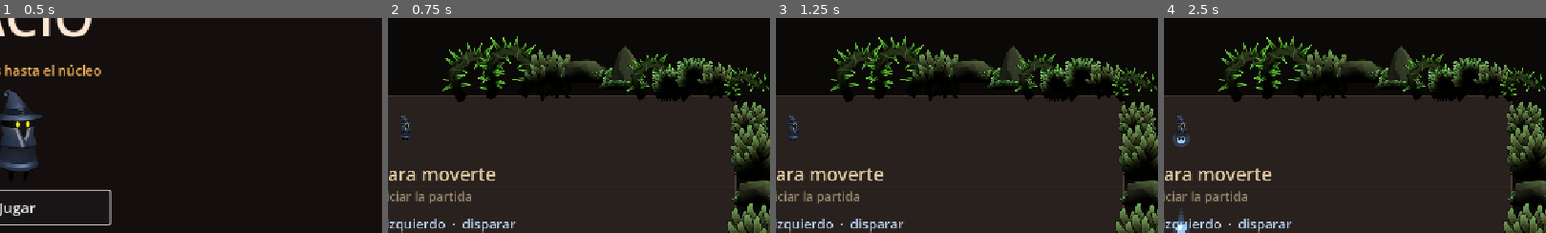
Above: before the commit, frames 1-4 (left to right).
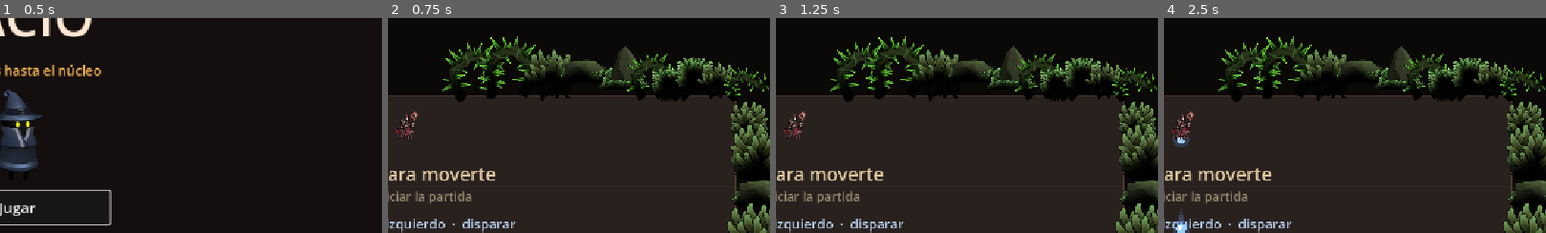
Above: after the commit, the same moments.

Repository: MatiasRodrigo0502/Vacio
Game: Godot game, scene res://scenes/MenuPrincipal.tscn
Two runs of this game, one before a commit and one after it. Both use one fixed random seed, a clock stepped at 60 frames per second and the inputs below.
Inputs (mouse positions are % of the whole screen's width and height, from its top left):
- Up to frame 1 (0.5 s): no input
- Up to frame 2 (0.75 s): click "Jugar" at 0.5 s
- Up to frame 3 (1.25 s): no input
- Up to frame 4 (2.5 s): tap Enter at 1.25 s; move the mouse to (72, 45) at 1.27 s; press the mouse at (72, 45) at 1.28 s; hold Right (disparar_derecha) 1.28-2.03 s; move the mouse to (30, 55) at 2.02 s; release the mouse at (30, 55) at 2.03 s; hold Down (disparar_abajo) from 2.03 s (still down); tap R (reiniciar_partida) at 2.1 s
The pictures show only the part of the screen within x 48-98%, y 21-71%; the shares and areas given below are measured in that part.

Frame 1 is identical in both runs. In frame 2, 0.3% of the frame differs, in the area x 2-8%, y 43-57%; in frame 3, 0.3%; in frame 4, 0.4%.

Commit message:
Sustituir al mago BlueWizard por el nigromante
El personaje jugable pasa a ser el nigromante de la hoja que paso Matias.

De la hoja al juego: venia en RGB (sin alfa), con las seis poses metidas en
vinetas enmarcadas sobre fondo gris. El fondo se quita con un relleno por
inundacion desde el borde, con criterio local en vez de un umbral fijo, porque
la sombra bajo los pies es un degradado y con umbral fijo quedaba un halo de
borde duro. Los marcos se van solos al quedarse con la isla de pixeles mas
grande de cada vineta.

Los seis fotogramas comparten lienzo (134x150) y apoyan los pies en el borde
de abajo, para que el personaje no baile al cambiar de pose. El lienzo se
centra en los pies y no en el dibujo: el baculo y el halo sobresalen a la
derecha, y centrando el dibujo el cuerpo se iria a la izquierda y dejaria de
cuadrar con el circulo de colision, que no se ha tocado.

La escala se eligio para que el cuerpo (pies a capucha) midiera los mismos
128 px que el mago anterior, o sea 64 px en pantalla. El lienzo mide 150 px
porque el halo asoma por arriba, y por eso el offset de la escena pasa de -64
a -75 (la mitad del alto).

Solo hay animacion de andar: la hoja no trae pose de reposo, asi que "quieto"
es un unico fotograma, el de las piernas mas juntas.

El mago BlueWizard se queda en assets/personaje/ sin usar, para poder volver
atras cambiando una linea de Jugador.tscn.

Medido: el nigromante contrasta contra el suelo 1,81:1, mejor que el 1,55:1
del mago, aunque a ojo parecia lo contrario.

Pendiente y apuntado en CREDITS.md: de esta hoja no consta autor ni origen.

Co-Authored-By: Claude Opus 5 <noreply@anthropic.com>

Diff:
--- /dev/null
+++ b/assets/nigromante/animaciones_nigromante.tres
@@ -0,0 +1,42 @@
+[gd_resource type="SpriteFrames" load_steps=7 format=3]
+
+[ext_resource type="Texture2D" path="res://assets/nigromante/caminar_00.png" id="n_00"]
+[ext_resource type="Texture2D" path="res://assets/nigromante/caminar_01.png" id="n_01"]
+[ext_resource type="Texture2D" path="res://assets/nigromante/caminar_02.png" id="n_02"]
+[ext_resource type="Texture2D" path="res://assets/nigromante/caminar_03.png" id="n_03"]
+[ext_resource type="Texture2D" path="res://assets/nigromante/caminar_04.png" id="n_04"]
+[ext_resource type="Texture2D" path="res://assets/nigromante/caminar_05.png" id="n_05"]
+
+[resource]
+animations = [{
+"frames": [{
+"duration": 1.0,
+"texture": ExtResource("n_00")
+}, {
+"duration": 1.0,
+"texture": ExtResource("n_01")
+}, {
+"duration": 1.0,
+"texture": ExtResource("n_02")
+}, {
+"duration": 1.0,
+"texture": ExtResource("n_03")
+}, {
+"duration": 1.0,
+"texture": ExtResource("n_04")
+}, {
+"duration": 1.0,
+"texture": ExtResource("n_05")
+}],
+"loop": true,
+"name": &"caminar",
+"speed": 10.0
+}, {
+"frames": [{
+"duration": 1.0,
+"texture": ExtResource("n_03")
+}],
+"loop": true,
+"name": &"quieto",
+"speed": 1.0
+}]
--- a/scenes/Jugador.tscn
+++ b/scenes/Jugador.tscn
@@ -1,7 +1,7 @@
 [gd_scene load_steps=4 format=3]
 
 [ext_resource type="Script" path="res://scripts/jugador.gd" id="1_jugador"]
-[ext_resource type="SpriteFrames" path="res://assets/personaje/animaciones_mago.tres" id="2_animaciones"]
+[ext_resource type="SpriteFrames" path="res://assets/nigromante/animaciones_nigromante.tres" id="2_animaciones"]
 
 [sub_resource type="CircleShape2D" id="CircleShape2D_jugador"]
 radius = 15.0
@@ -19,7 +19,7 @@
 sprite_frames = ExtResource("2_animaciones")
 animation = &"quieto"
 autoplay = "quieto"
-offset = Vector2(0, -64)
+offset = Vector2(0, -75)
 
 [node name="Forma" type="CollisionShape2D" parent="."]
 position = Vector2(0, -16)
--- a/scripts/jugador.gd
+++ b/scripts/jugador.gd
@@ -66,8 +66,8 @@
 var _espera_disparo: float = 0.0
 
 ## El sprite se escala y se desplaza desde la escena, no desde aqui: el origen
-## del nodo esta a los pies del mago y la forma de colision cubre la base de la
-## tunica. Asi, en vista cenital, lo que choca es la "huella" en el suelo y no
+## del nodo esta a los pies del personaje y la forma de colision cubre la base
+## de la tunica. Asi, en vista cenital, lo que choca es la "huella" en el suelo y no
 ## la cabeza, que es lo que espera el jugador.
 @onready var _sprite: AnimatedSprite2D = $Sprite
 
@@ -139,13 +139,16 @@
 
 	_espera_disparo = cadencia_disparo
 	# Sale del centro del cuerpo y no de los pies, para que se vea nacer del
-	# mago y no del suelo.
+	# personaje y no del suelo.
 	bola_lanzada.emit(centro_colision(), direccion)
 
 
 ## Elige la animacion segun el movimiento real, no segun la tecla pulsada: asi
-## el mago sigue "andando" durante el deslizamiento por inercia, que es lo que
-## se ve en pantalla.
+## el personaje sigue "andando" durante el deslizamiento por inercia, que es lo
+## que se ve en pantalla.
+##
+## "quieto" es un unico fotograma: la hoja del nigromante solo trae poses de
+## andar. Reutilizar esas seis a poca velocidad se veria como andar sin avanzar.
 func _actualizar_animacion() -> void:
 	var animacion := &"caminar" if velocity.length() > VELOCIDAD_MINIMA_ANDAR else &"quieto"
 	if _sprite.animation != animacion:
@@ -160,8 +163,8 @@
 	_fase_parpadeo += delta
 
 	# Parpadeo rojo a ~10 Hz mientras dura la invulnerabilidad. Se hace con
-	# modulate y no cambiando de animacion porque este pack no trae pose de
-	# golpe: asi el aviso funciona sobre cualquier animacion.
+	# modulate y no cambiando de animacion porque ningun pack de los probados
+	# trae pose de golpe: asi el aviso funciona sobre cualquier animacion.
 	var encendido := fmod(_fase_parpadeo, 0.2) < 0.1
 	_sprite.modulate = Color(1.0, 0.4, 0.35, 1.0) if encendido else Color(1.0, 1.0, 1.0, 0.45)
 
Binary file added: assets/nigromante/caminar_00.png
Binary file added: assets/nigromante/caminar_01.png
Binary file added: assets/nigromante/caminar_02.png
Binary file added: assets/nigromante/caminar_03.png
Binary file added: assets/nigromante/caminar_04.png
Binary file added: assets/nigromante/caminar_05.png
Not shown, changed: CLAUDE.md
Not shown, changed: CREDITS.md
Not shown, changed: README.md
Not shown, changed: assets/README.md
